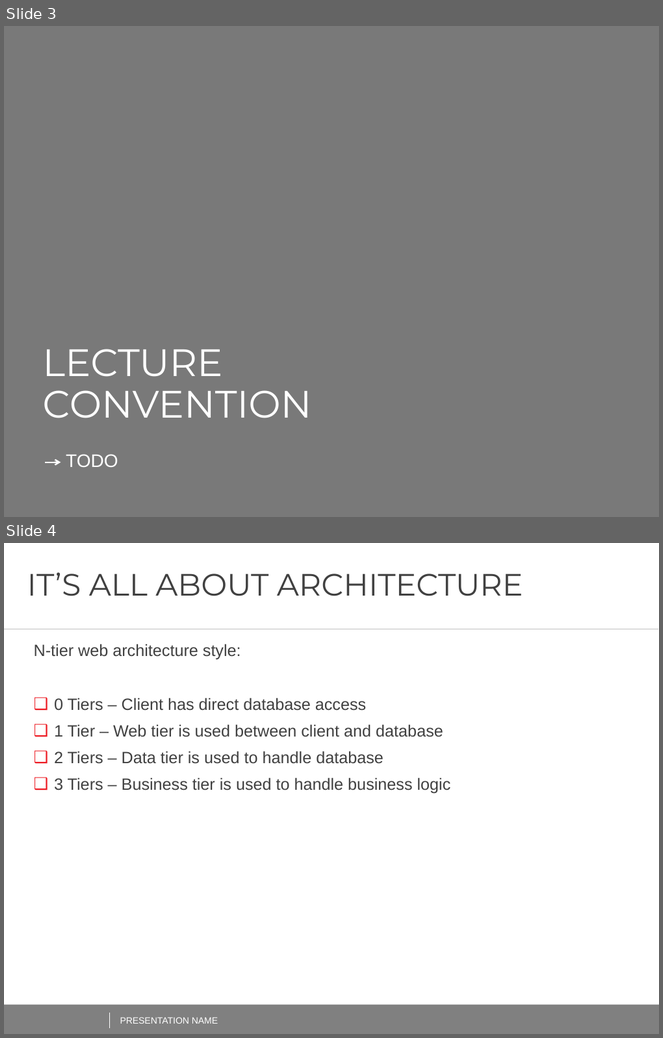
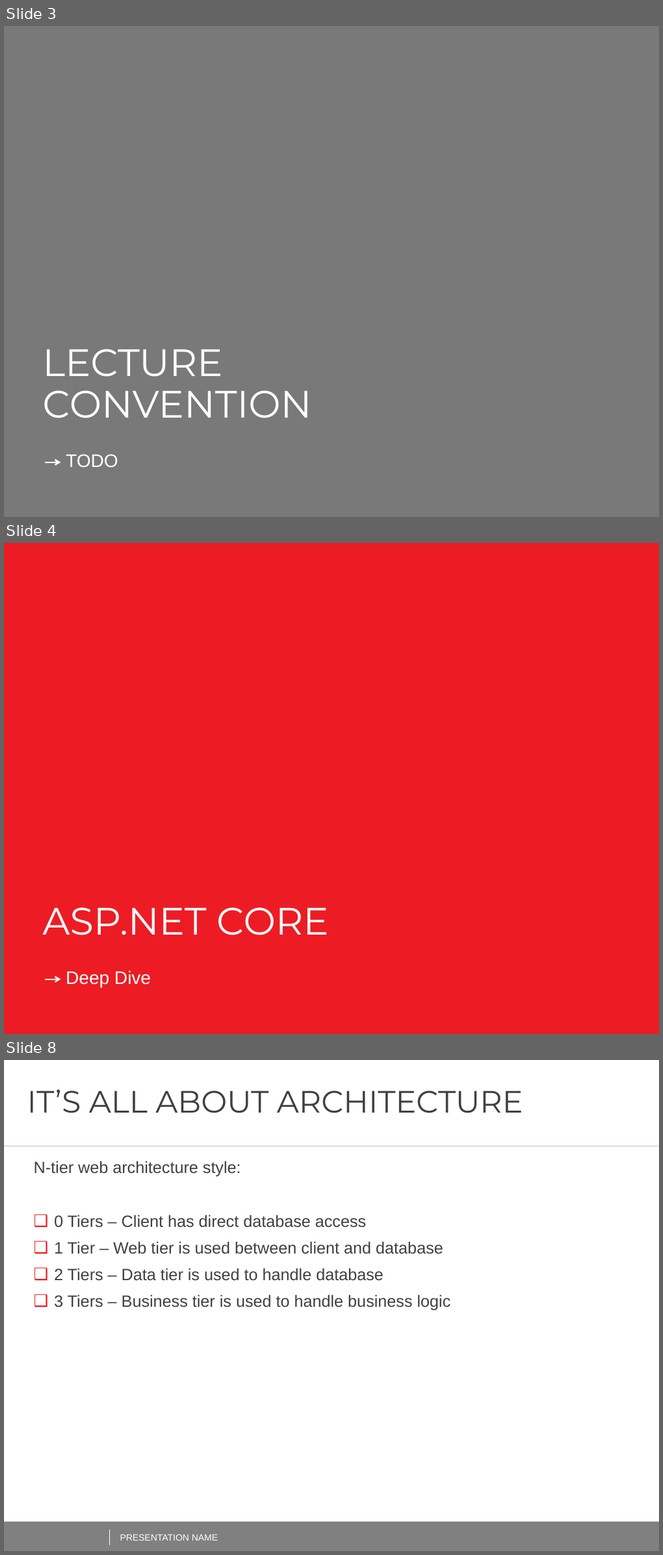
Before and after one commit to AndreiShenets/ASP.NET-Lectures, a slide deck: ASP.NET CORE - iTechArt 2018.pptx. Shown one above the other, each under a label of ours: slides 3 and 4 before the commit, slides 3, 4 and 8 after it; the slides between them are not shown. The pictures are 663x1038 and 663x1555 pixels, drawn with LibreOffice and Linux fonts; fonts in the diff are those of the drawing; background and template pictures are left out. Boxes give left, top, right and bottom in pixels: in the first picture for what was removed or moved away, otherwise in the second. Text is boxed around its words. In the diff, an @@ line names an element or a change of style, - is before the commit and + after.

```diff
--- a/ASP.NET CORE - iTechArt 2018.pptx
+++ b/ASP.NET CORE - iTechArt 2018.pptx
@@ slide 4 added at [4,543,659,1034], background #FFFFFF @@
@@ rectangle added at [4,543,659,1034], fill #ED1C24 @@
@@ text added at [42,908,329,936], 42 pt, text #FFFFFF @@
+ASP.NET CORE
@@ text added at [66,971,151,988], 20 pt, text #FFFFFF @@
+Deep Dive
@@ arrow added from (46, 979) to (61, 979), #FFFFFF 1.5 pt @@
@@ what was slide 4 is now slide 8 @@
```
Also in this commit, not shown: 3 other slides added.
